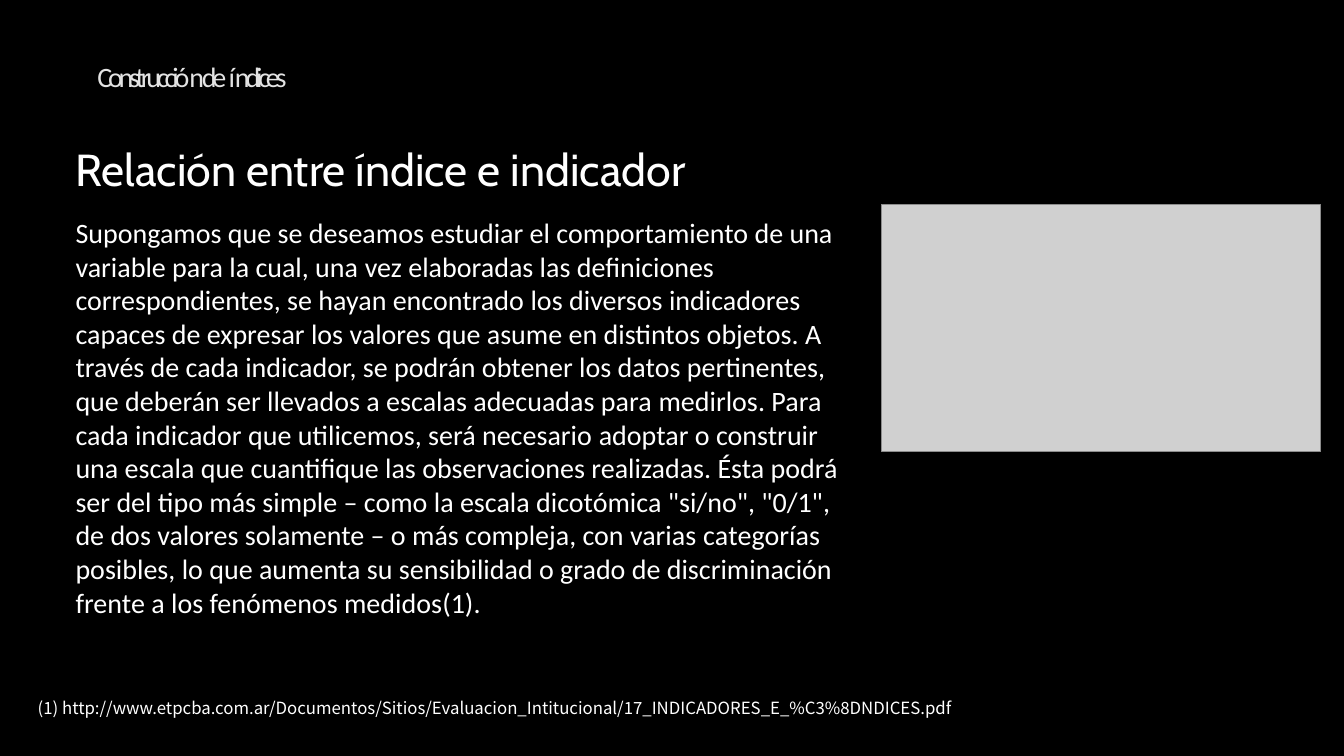
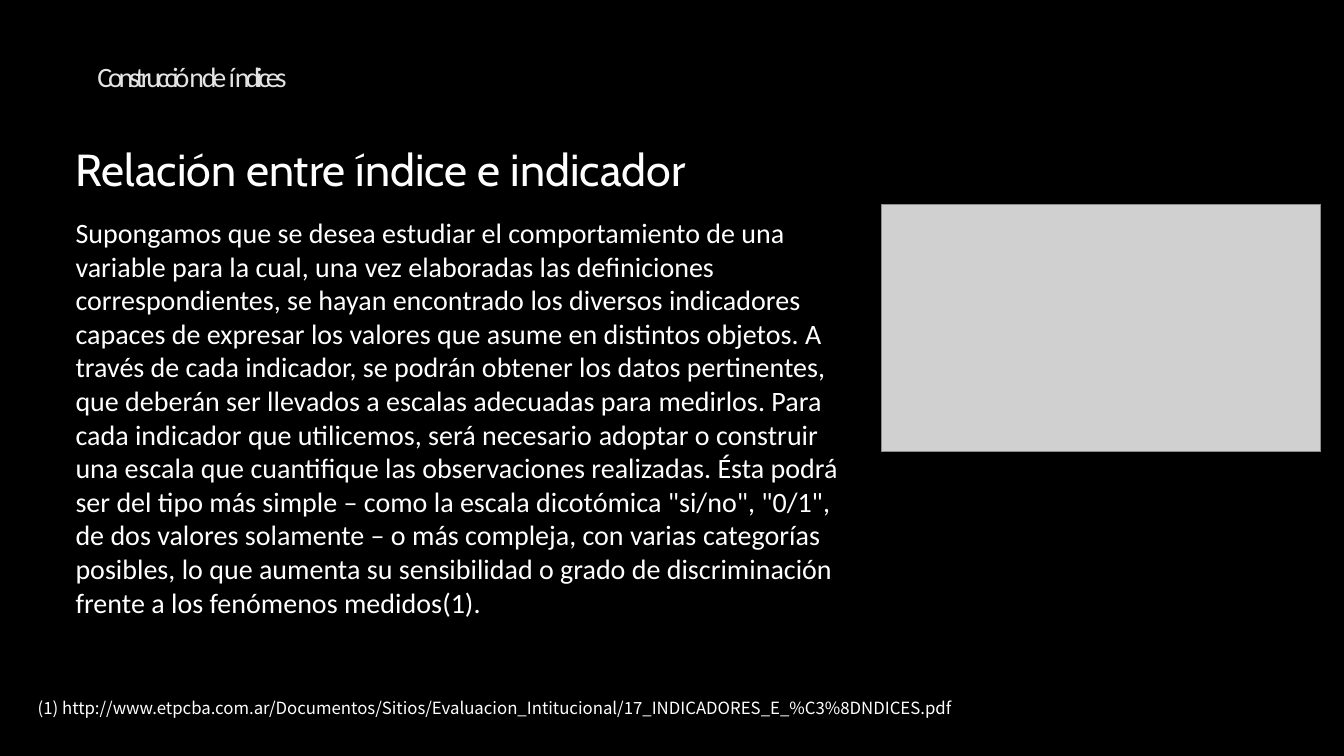
Before and after one commit to Sud-Austral/ds_indices, a slide deck: slide 2 of indices.pptx. Drawn at 1344x756 pixels with LibreOffice and Linux fonts; fonts in the diff are those of the drawing; grey boxes stand for pictures; background and template pictures are left out. Boxes give left, top, right and bottom in pixels: in the first picture for what was removed or moved away, otherwise in the second. Text is boxed around its words. In the diff, an @@ line names an element or a change of style, - is before the commit and + after.

```diff
--- a/indices.pptx
+++ b/indices.pptx
@@ text at (76, 223, 838, 617): text changed @@
-Supongamos que se deseamos estudiar el comportamiento de una variable para la cual, una vez elaboradas las definiciones correspondientes, se hayan encontrado los diversos indicadores capaces de expresar los valores que asume en distintos objetos. A través de cada indicador, se podrán obtener los datos pertinentes, que deberán ser llevados a escalas adecuadas para medirlos. Para cada indicador que utilicemos, será necesario adoptar o construir una escala que cuantifique las observaciones realizadas. Ésta podrá ser del tipo más simple – como la escala dicotómica "si/no", "0/1", de dos valores solamente – o más compleja, con varias categorías posibles, lo que aumenta su sensibilidad o grado de discriminación frente a los fenómenos medidos(1).
+Supongamos que se desea estudiar el comportamiento de una variable para la cual, una vez elaboradas las definiciones correspondientes, se hayan encontrado los diversos indicadores capaces de expresar los valores que asume en distintos objetos. A través de cada indicador, se podrán obtener los datos pertinentes, que deberán ser llevados a escalas adecuadas para medirlos. Para cada indicador que utilicemos, será necesario adoptar o construir una escala que cuantifique las observaciones realizadas. Ésta podrá ser del tipo más simple – como la escala dicotómica "si/no", "0/1", de dos valores solamente – o más compleja, con varias categorías posibles, lo que aumenta su sensibilidad o grado de discriminación frente a los fenómenos medidos(1).
```
Also in this commit, not shown: 3 other slides changed, 56 other files.
